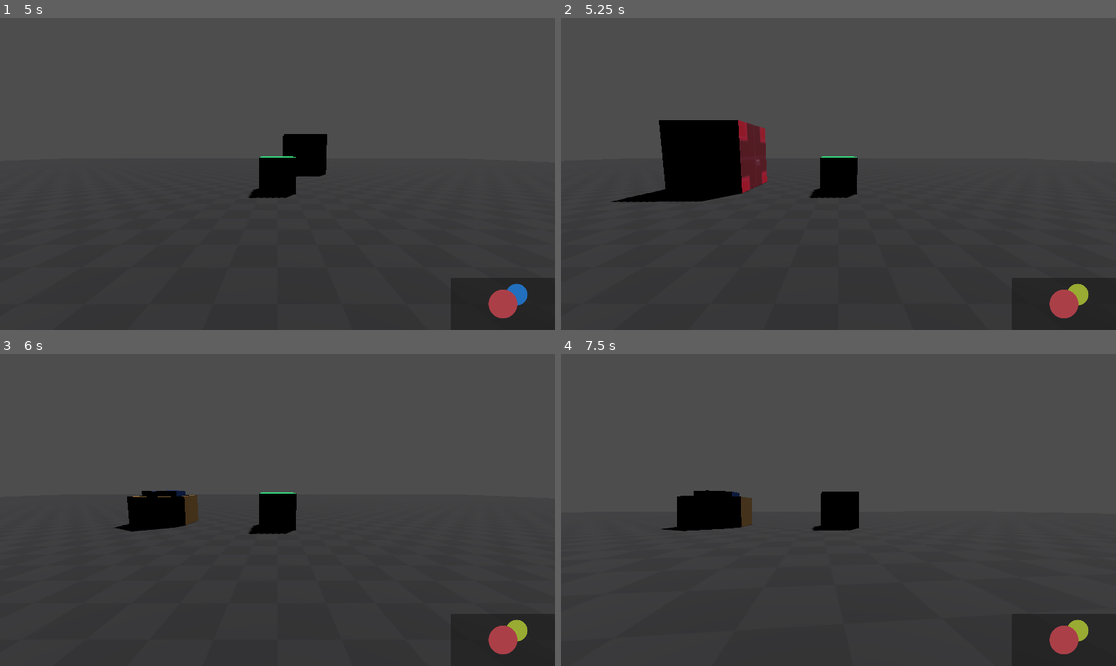
Above: before the commit, frames 1-4 (two rows, left to right).
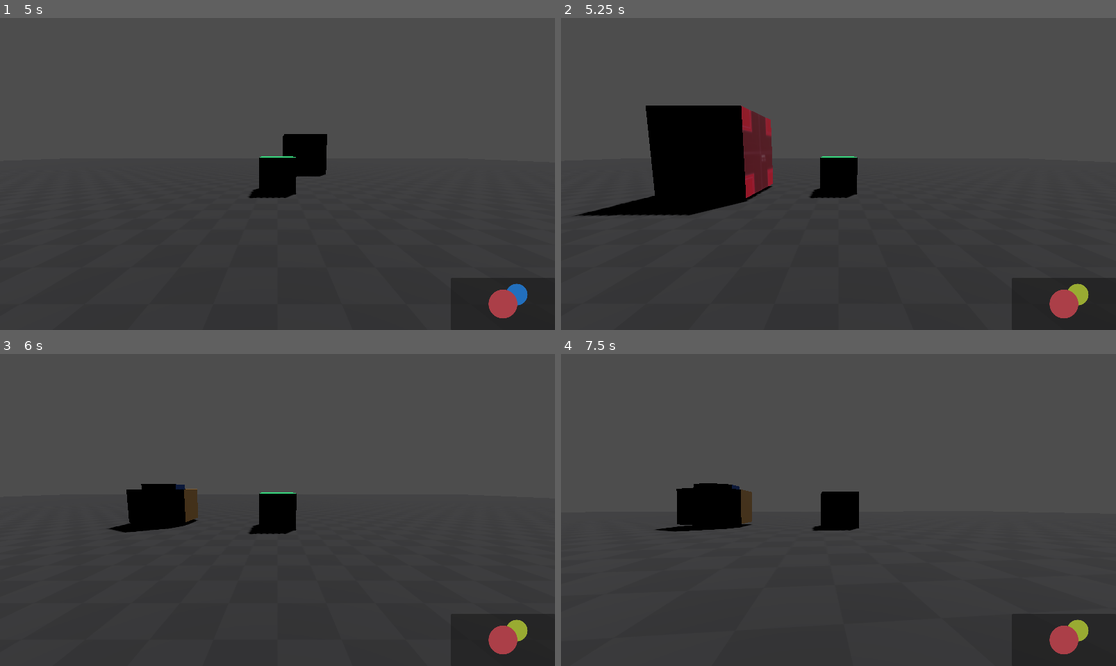
Above: after the commit, the same moments.

Repository: OscarPatchworth/BsOW
Game: Godot game, scene res://GodotExp.tscn
Same seed, same stepped clock (60 frames per second), same inputs: the game is played once before the commit and once after it.
Inputs (mouse positions are in pixels of both pictures, inside the frame that each line leads up to):
- Up to frame 1 (5 s): move the mouse to (249, 236) at 0.52 s; tap S (cam_down) at 0.6 s; move the mouse to (444, 220) at 1.27 s; tap A (cam_left) at 1.35 s; tap Enter at 2, 3.5 s; move the mouse to (111, 127) at 2.02 s; tap D (cam_right) at 2.1 s; tap Space at 2.75, 4.25 s; move the mouse to (305, 174) at 2.77 s; tap W (cam_up) at 2.85 s; move the mouse to (194, 96) at 3.52 s; hold Mouse wheel up (cam_zoom_in) 3.53-4.28 s; move the mouse to (399, 158) at 4.27 s; tap Mouse wheel down (cam_zoom_out) at 4.35 s
- Up to frame 2 (5.25 s): tap Enter at 5 s; move the mouse to (727, 189) at 5.02 s; click (727, 189) at 5.1 s
- Up to frame 3 (6 s): tap Space at 5.75 s; move the mouse to (333, 441) at 5.77 s; tap Shift (shifting) at 5.85 s
- Up to frame 4 (7.5 s): move the mouse to (810, 572) at 6.52 s; tap S (cam_down) at 6.6 s; move the mouse to (1005, 556) at 7.27 s; tap A (cam_left) at 7.35 s

Frame 1 is identical in both runs. In frame 2, 3.2% of the frame differs, in the area x 2-39%, y 28-64%; in frame 3, 0.4%; in frame 4, 0.4%.

Commit message:
Idk changes, but this is from last time

Diff:
--- a/Assest_Scenes/is_placeable_box.tscn
+++ b/Assest_Scenes/is_placeable_box.tscn
@@ -39,7 +39,6 @@
 
 [node name="RigidBody3D" type="RigidBody3D" parent="."]
 transform = Transform3D(1, 0, 0, 0, 1, 0, 0, 0, 1, 0, 0.5, 0)
-visible = false
 collision_layer = 2
 collision_mask = 2
 
--- a/Assest_Scenes/terrian_hex.tscn
+++ b/Assest_Scenes/terrian_hex.tscn
@@ -116,3 +116,17 @@
 layers = 2
 mesh = SubResource("ArrayMesh_qkp10")
 skeleton = NodePath("")
+
+[node name="Area3D" type="Area3D" parent="RigidBody3D"]
+collision_layer = 3
+collision_mask = 3
+
+[node name="CollisionShape3D" type="CollisionShape3D" parent="RigidBody3D/Area3D"]
+transform = Transform3D(2.1, 0, 0, 0, 2.1, 0, 0, 0, 2.1, 0, -0.5, 0)
+shape = SubResource("CylinderShape3D_ni25d")
+
+[connection signal="body_entered" from="RigidBody3D" to="." method="_on_rigid_body_3d_body_entered"]
+[connection signal="body_entered" from="RigidBody3D/Area3D" to="." method="_on_area_3d_body_entered"]
+[connection signal="body_exited" from="RigidBody3D/Area3D" to="." method="_on_area_3d_body_exited"]
+[connection signal="child_entered_tree" from="RigidBody3D/Area3D/CollisionShape3D" to="." method="_on_collision_shape_3d_child_entered_tree"]
+[connection signal="child_exiting_tree" from="RigidBody3D/Area3D/CollisionShape3D" to="." method="_on_collision_shape_3d_child_exiting_tree"]
--- a/Scripts/classes/Terrian.gd
+++ b/Scripts/classes/Terrian.gd
@@ -1,6 +1,6 @@
 class_name Terrian extends Node3D
 
-@export var sleepingThresholdMin = 0.15
+@export var sleepingThresholdMin = 1
 @export var sleepingThresholdMax = 75
 @export var updateTimeInterval = 1/4 * 1000
 
@@ -8,6 +8,8 @@
 #@onready var terrianMesh = $RigidBody3D/baseHex
 @onready var biomeMesh = $RigidBody3D/biomeHex
 @onready var rb = self.get_node("RigidBody3D")#rigidbody
+@onready var A3D = rb.get_node("Area3D")
+@onready var A3D_Hits
 @onready var currentBiome = dataStore.biomeType.Plasma
 @onready var force: Vector3 = Vector3(2, 0, (0))
 
@@ -27,10 +29,11 @@
 # Called when the node enters the scene tree for the first time.
 func _ready() -> void:
 	updateBiome(dataStore.biomeType.values().pick_random())
-	rb.set_contact_monitor(true)
-
-
-
+	A3D.set_monitoring(true)
+	A3D.set_monitorable(true)
+	A3D_Hits = 0
+	rb.set_freeze_mode(true)
+	rb.set_freeze_enabled(false)
 # Called every frame. 'delta' is the elapsed time since the previous frame.
 func _process(delta: float) -> void:
 	#rb.add_constant_torque(force)
@@ -43,12 +46,23 @@
 
 	if(updateTimer > updateTimeInterval):
 		var velocity = rb.get_linear_velocity()
-		if(velocity.x < sleepingThresholdMin and velocity.y < sleepingThresholdMin and velocity.z < sleepingThresholdMin and raycastToGroud()):
+		if velocity != Vector3.ZERO:
+			addDrag(delta)
+		if(!rb.is_sleeping() and velocity.x < sleepingThresholdMin and velocity.y < sleepingThresholdMin and velocity.z < sleepingThresholdMin and velocity != Vector3.ZERO):
+			#self.set_global_position(Vector3(self.get_global_position().x, 0, self.get_global_position().y))
+			rb.set_linear_velocity(Vector3.ZERO)
 			rb.set_sleeping(true)
-		if(velocity.x > sleepingThresholdMax or velocity.y > sleepingThresholdMax or velocity.z > sleepingThresholdMax):
+		elif(velocity.x > sleepingThresholdMax or velocity.y > sleepingThresholdMax or velocity.z > sleepingThresholdMax):
 			self.remove_from_group("terrian")
 			self.queue_free()
+		if A3D_Hits > 0:
+			rb.set_freeze_enabled(true)
+			print("Frozend")
+		else:
+			rb.set_freeze_enabled(false)
+
 		updateTimer = 0
+
 
 func updateBiome(newBiome: int) -> void:
 	currentBiome = newBiome
@@ -84,3 +98,16 @@
 		return true
 	else:
 		return false
+
+func addDrag(delta) -> void:
+	rb.set_angular_velocity(rb.get_angular_velocity() * 0.01/1000 * delta)
+	rb.set_linear_velocity(rb.get_linear_velocity() * 0.0005/10000 * delta)
+
+
+
+func _on_collision_shape_3d_child_entered_tree(node: Node) -> void:
+	A3D_Hits =+ 1
+
+
+func _on_collision_shape_3d_child_exiting_tree(node: Node) -> void:
+	A3D_Hits =- 1
--- a/Scripts/main/gravity.gd
+++ b/Scripts/main/gravity.gd
@@ -54,9 +54,10 @@
 		var celestPos = celestialBodies[i].get_child(0).global_position
 		var dist = sqrt((nbRb.global_position.x - celestPos.x)**2 + (nbRb.global_position.z - celestPos.z)**2 )
 		var pullDir = (celestialBodies[i].get_child(0).global_position - nbRb.global_position).normalized()
+		pullDir = Vector3(pullDir.x, 0, pullDir.z)
 		if dist < 0.6: dist = 0.6
-		gravityPull = (pullDir * 300) / ((dist)**2)
-		print(gravityPull)
+		gravityPull = (pullDir * 400) / ((dist)**2)
+		#print(gravityPull)
 		nbRb.add_constant_force(gravityPull)
 ##	Applied Force Equation => a = G(m2/r^2) . vector
 func _on_user_controler_biome_placed() -> void:
